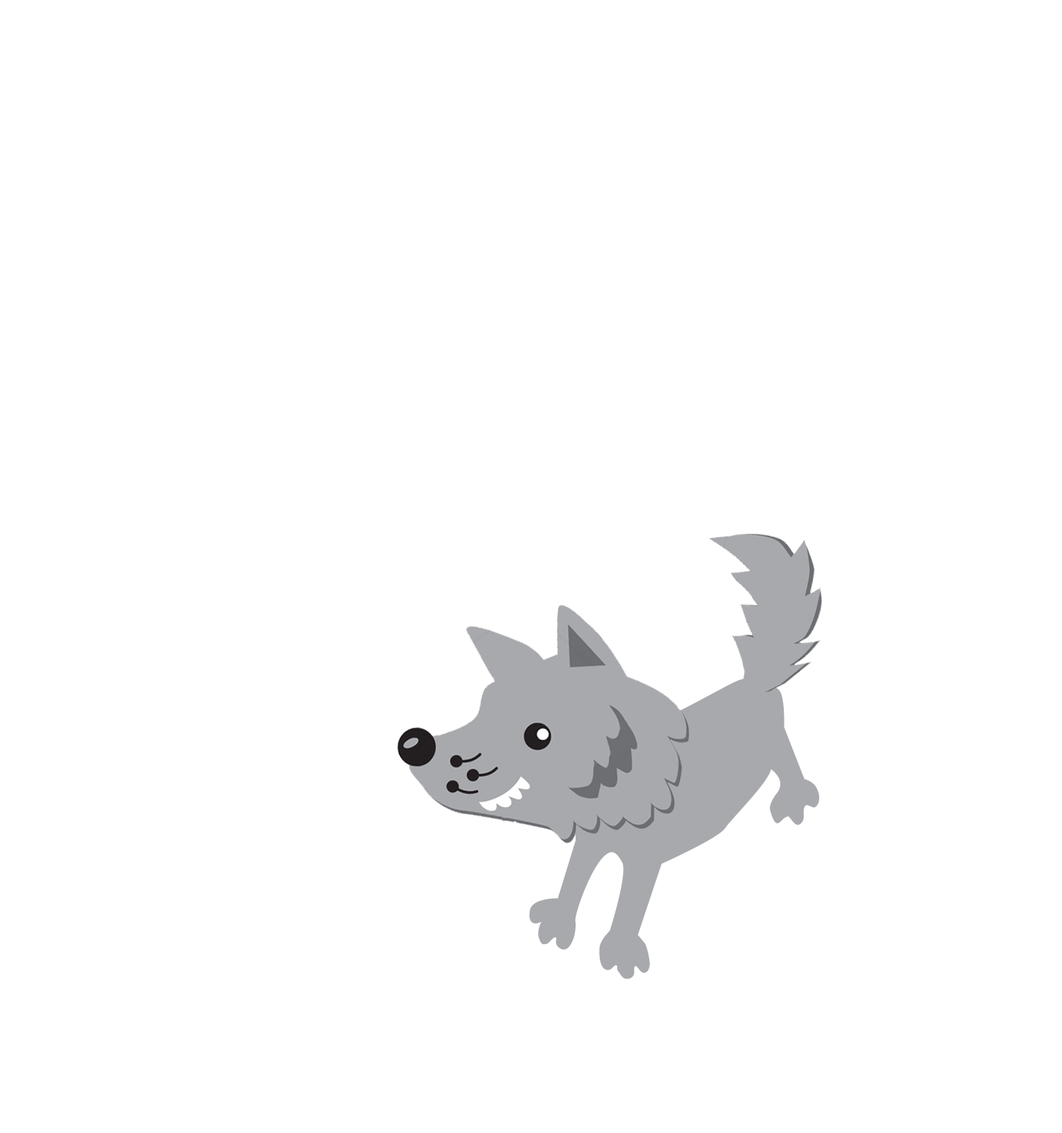
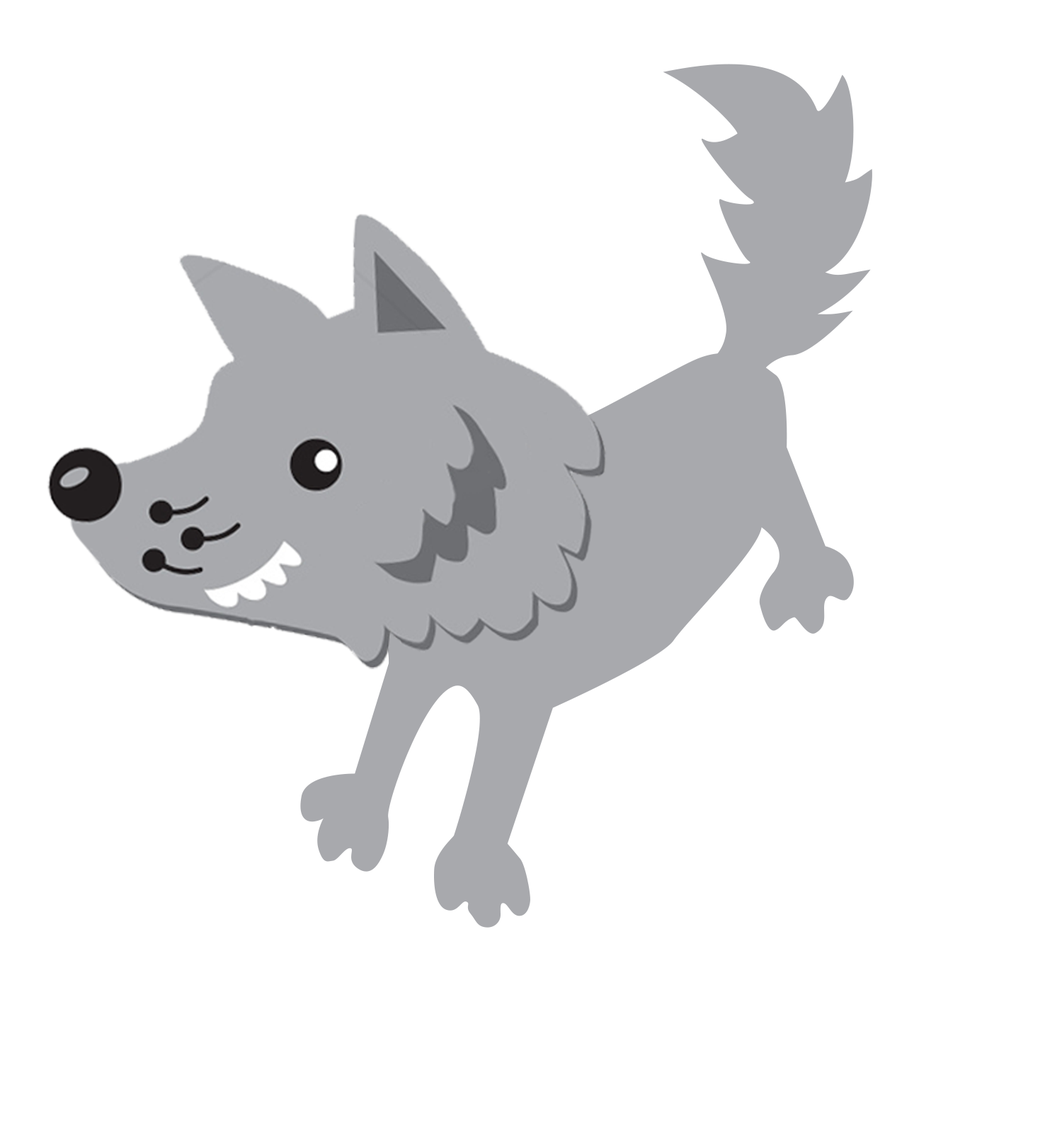
Before/after of a 1062x1133 layered artwork. What changed in the layer stack:
painted on "Head" over [46, 213, 691, 844]
added layer "Tail2" in group "Wolf" over [662, 63, 873, 385]
hid "Tail", painted on it over [621, 75, 861, 694]
painted on "Layer 1" over [300, 352, 854, 980]
painted on "Rear Legs" over [570, 502, 723, 841]
